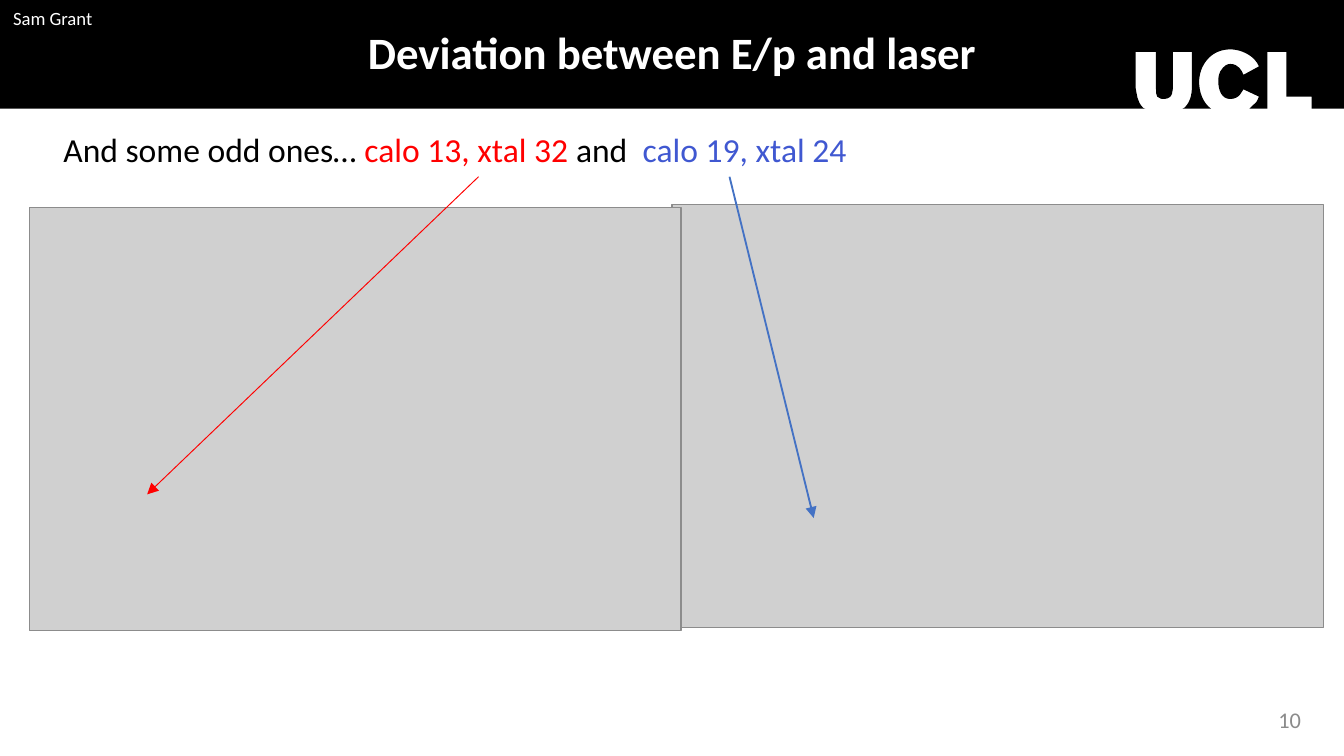
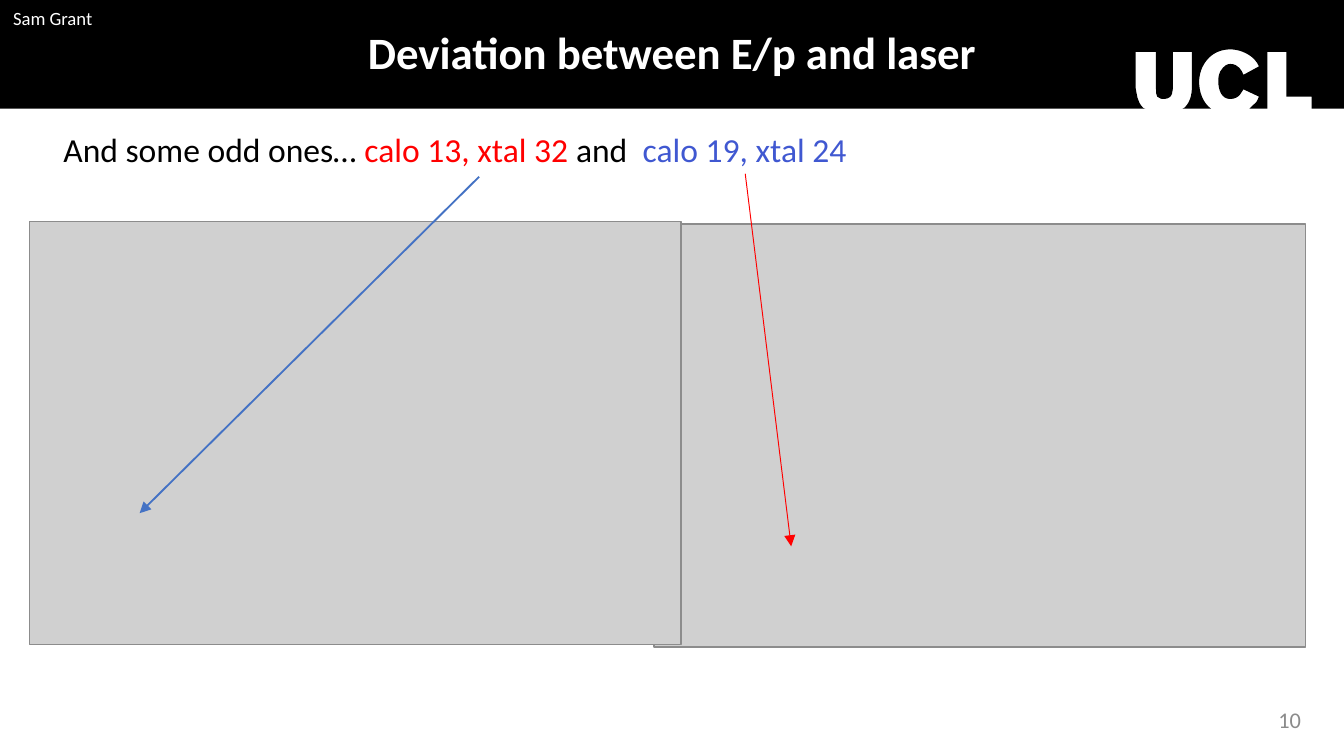
Before and after one commit to sam-grant/EpRatio, a slide deck: slide 11 of InFillGainCorrections_Eoverp.pptx. Drawn at 1344x756 pixels with LibreOffice and Linux fonts; fonts in the diff are those of the drawing; grey boxes stand for pictures; background and template pictures are left out. Boxes give left, top, right and bottom in pixels: in the first picture for what was removed or moved away, otherwise in the second. Text is boxed around its words. In the diff, an @@ line names an element or a change of style, - is before the commit and + after.

```diff
--- a/InFillGainCorrections_Eoverp.pptx
+++ b/InFillGainCorrections_Eoverp.pptx
@@ arrow moved from (730, 177) - (813, 517) to (480, 177) - (140, 513) @@
@@ arrow moved from (478, 177) - (148, 495) to (745, 173) - (792, 547) @@
@@ picture: place and size @@
-picture at (30,207,681,630)
+picture at (30,222,681,645)
@@ picture: place and size @@
-picture at (672,204,1324,628)
+picture at (655,224,1306,648)
```
Also in this commit, not shown: 2 other slides changed, 13 other files.
